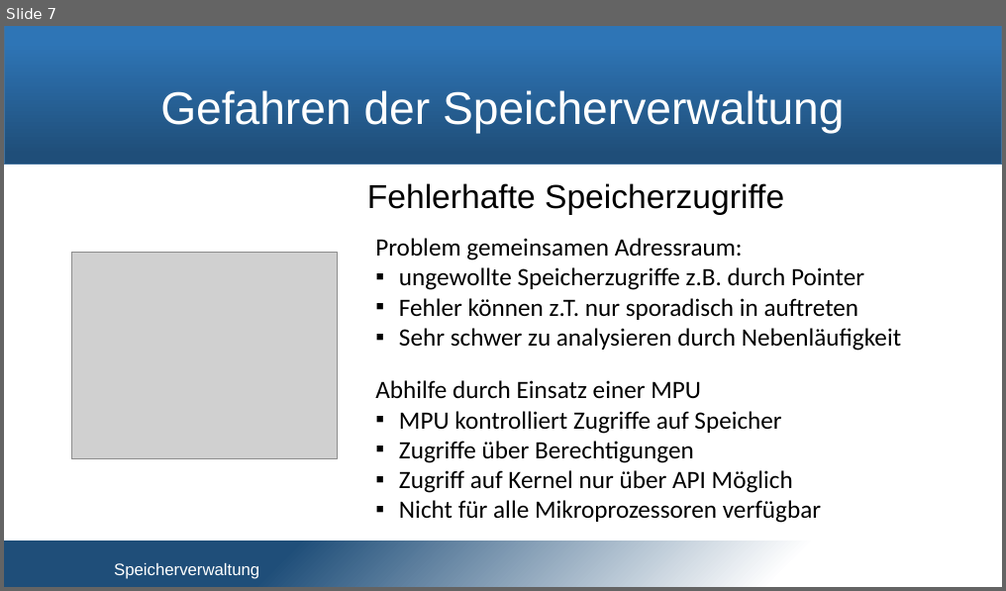
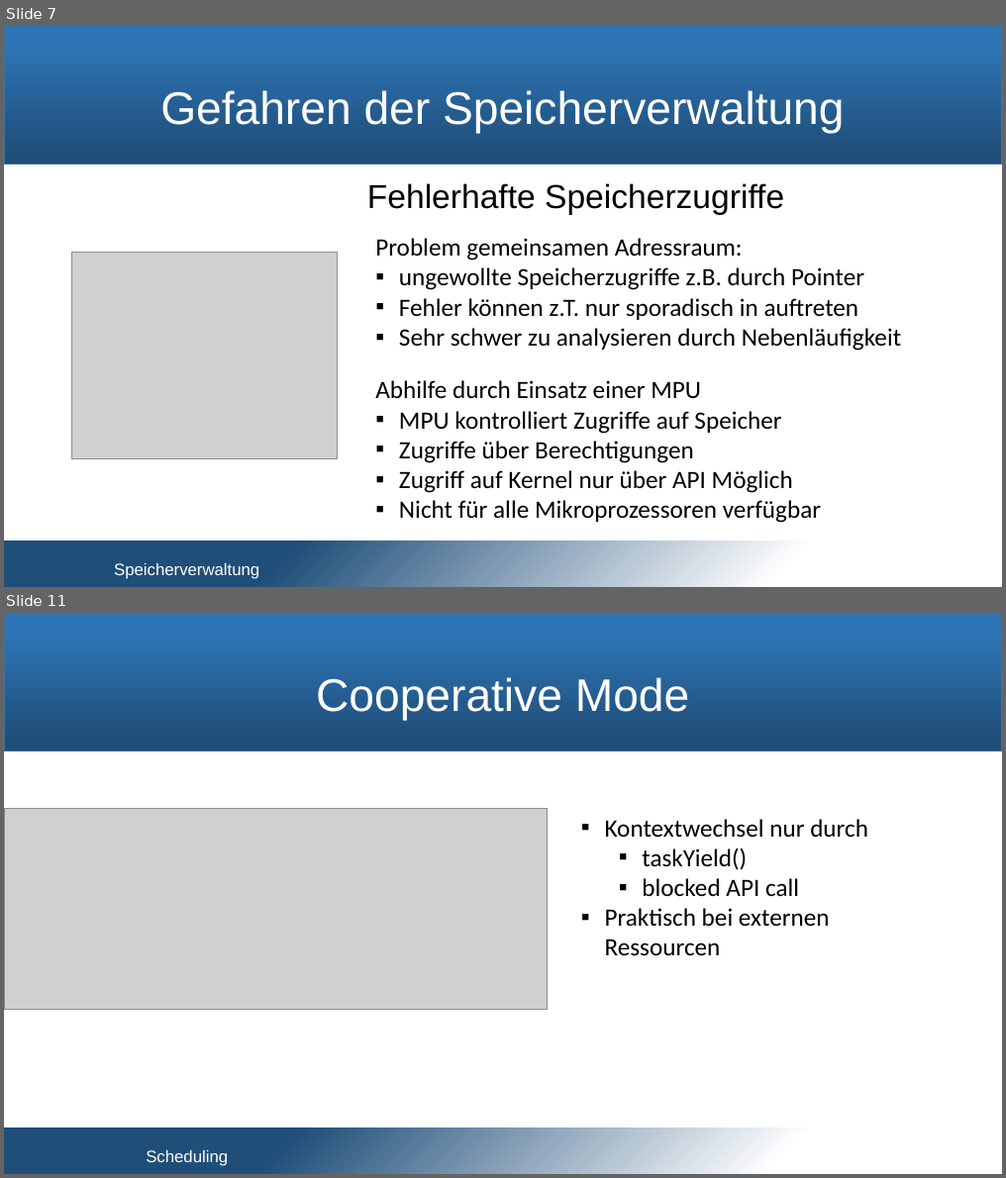
Before and after one commit to snobz/Seminar_BS_2017, a slide deck: Päsi/Seminar Betriebssysteme.pptx. Shown one above the other, each under a label of ours: slide 7 before the commit, slides 7 and 11 after it; the slides between them are not shown. The pictures are 1006x591 and 1006x1178 pixels, drawn with LibreOffice and Linux fonts; fonts in the diff are those of the drawing; grey boxes stand for pictures; background and template pictures are left out. Boxes give left, top, right and bottom in pixels: in the first picture for what was removed or moved away, otherwise in the second. Text is boxed around its words. In the diff, an @@ line names an element or a change of style, - is before the commit and + after.

Commit message:
further working on scheduling

```diff
--- a/Päsi/Seminar Betriebssysteme.pptx
+++ b/Päsi/Seminar Betriebssysteme.pptx
@@ slide 11 added at [4, 613, 1002, 1174], background #FFFFFF; not listed: 2 template elements that a slide beside it also shows @@
@@ title added at [316, 677, 690, 721], 44 pt, text #FFFFFF @@
+Cooperative Mode
@@ picture added at [4, 808, 548, 1010] @@
@@ text added at [605, 819, 868, 957], 24 pt, text #000000 @@
+▪ Kontextwechsel nur durch
+  ▪ taskYield()
+  ▪ blocked API call
+▪ Praktisch bei externen Ressourcen
@@ rectangle added at [272, 1070, 450, 1106], fill #FFFFFF, outline #FFFFFF 1 pt @@
@@ rectangle added at [460, 1065, 688, 1102], fill #FFFFFF, outline #FFFFFF 1 pt @@
@@ text added at [146, 1151, 228, 1166], 16 pt, text #FFFFFF @@
+Scheduling
```
Also in this commit, not shown: 2 slides changed, 4 other slides added, 2 slides removed, 2 other files.
